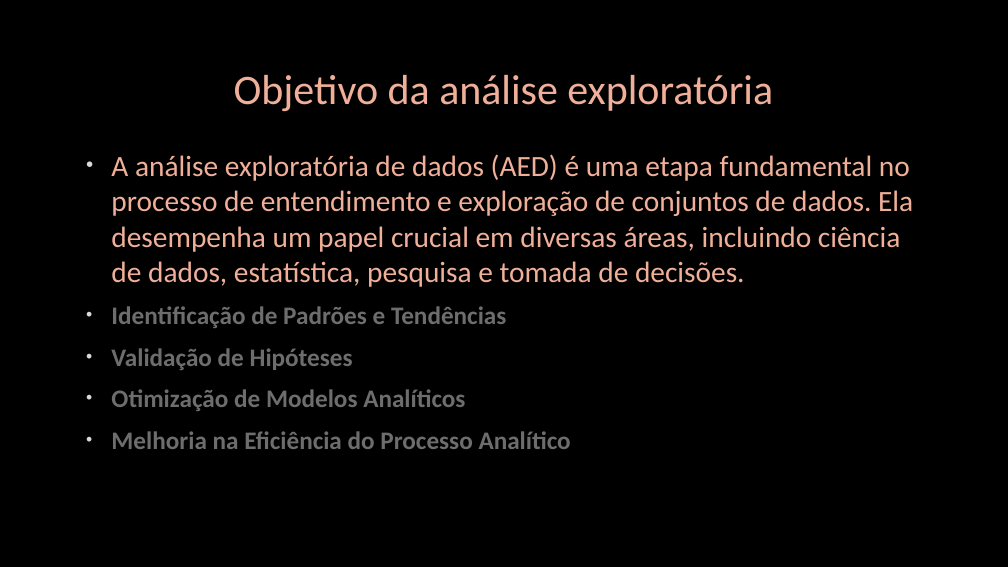
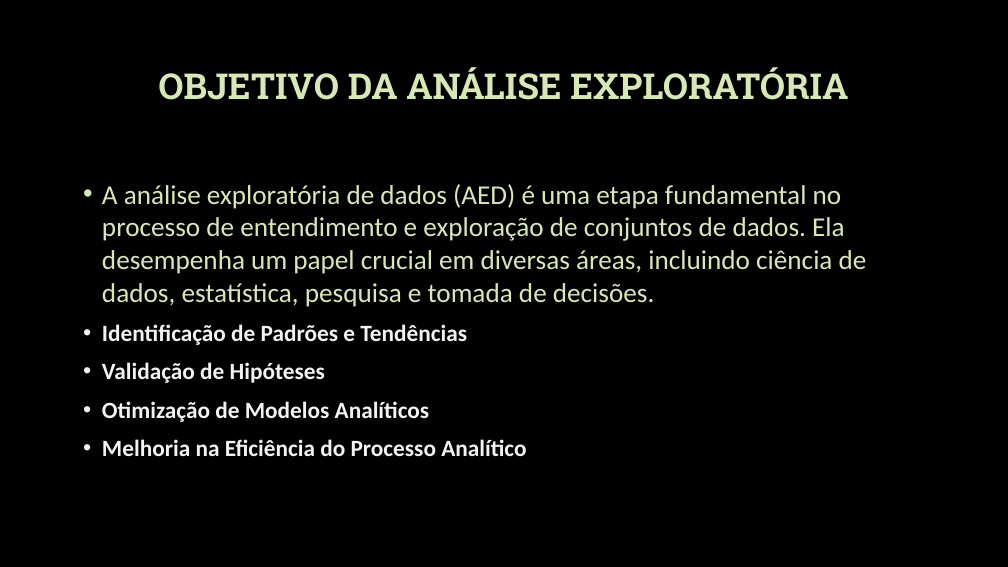
Before and after one commit to yuri0703/CodeSquad, a slide deck: slide 2 of Análise de dados exploratória.pptx. Drawn at 1008x567 pixels with LibreOffice and Linux fonts; fonts in the diff are those of the drawing; background and template pictures are left out. Boxes give left, top, right and bottom in pixels: in the first picture for what was removed or moved away, otherwise in the second. Text is boxed around its words. In the diff, an @@ line names an element or a change of style, - is before the commit and + after.

```diff
--- a/Análise de dados exploratória.pptx
+++ b/Análise de dados exploratória.pptx
@@ title at bbox=[158, 67, 848, 100]: text changed; size 40 to 34 pt; font Calibri to Roboto Slab; text colour #F0AF98 to #D8E8B4; bold on @@
-Objetivo da análise exploratória
+OBJETIVO DA ANÁLISE EXPLORATÓRIA
@@ text "A análise exploratória de dados ...": place and size @@
-text "A análise exploratória de dados ..." at bbox=[111, 154, 913, 449]
+text "A análise exploratória de dados ..." at bbox=[102, 184, 867, 456]
@@ text "A análise exploratória de dados ..." at bbox=[102, 184, 867, 456]: size 28 to 25.9 pt, text colour #F0AF98 to #D8E8B4 in "A análise exploratória de dados (AED) é ..."; letter outline #404040 0.75 pt to none; size 24 to 22.2 pt, text colour #6D6D6D to #F2F2F2 in "Identificação de Padrões e Tendências", "Validação de Hipóteses", "Otimização de Modelos Analíticos", "Melhoria na Eficiência do Processo Analítico"; indent changed; less space between paragraphs @@
```
Also in this commit, not shown: 6 other slides changed.
